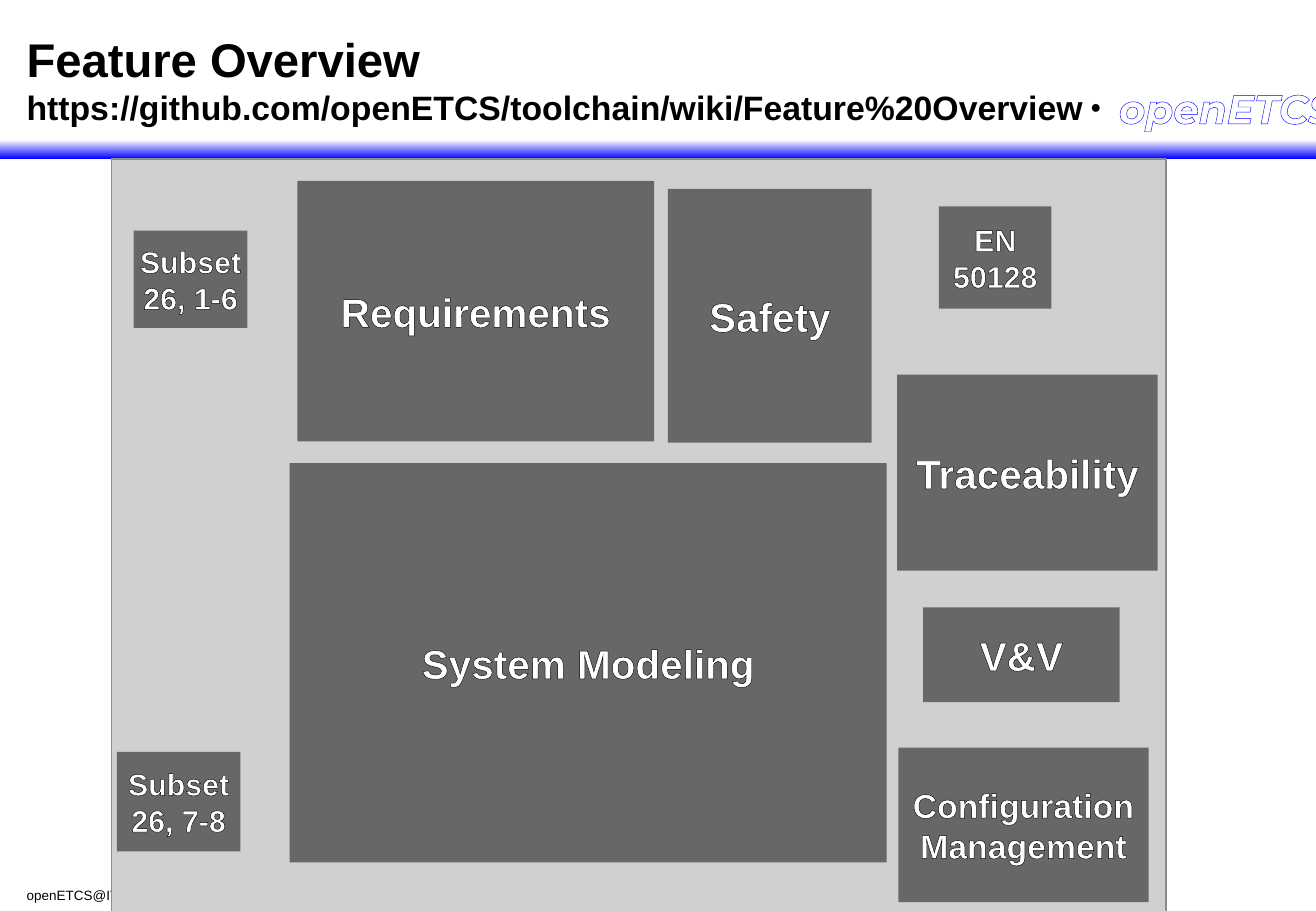
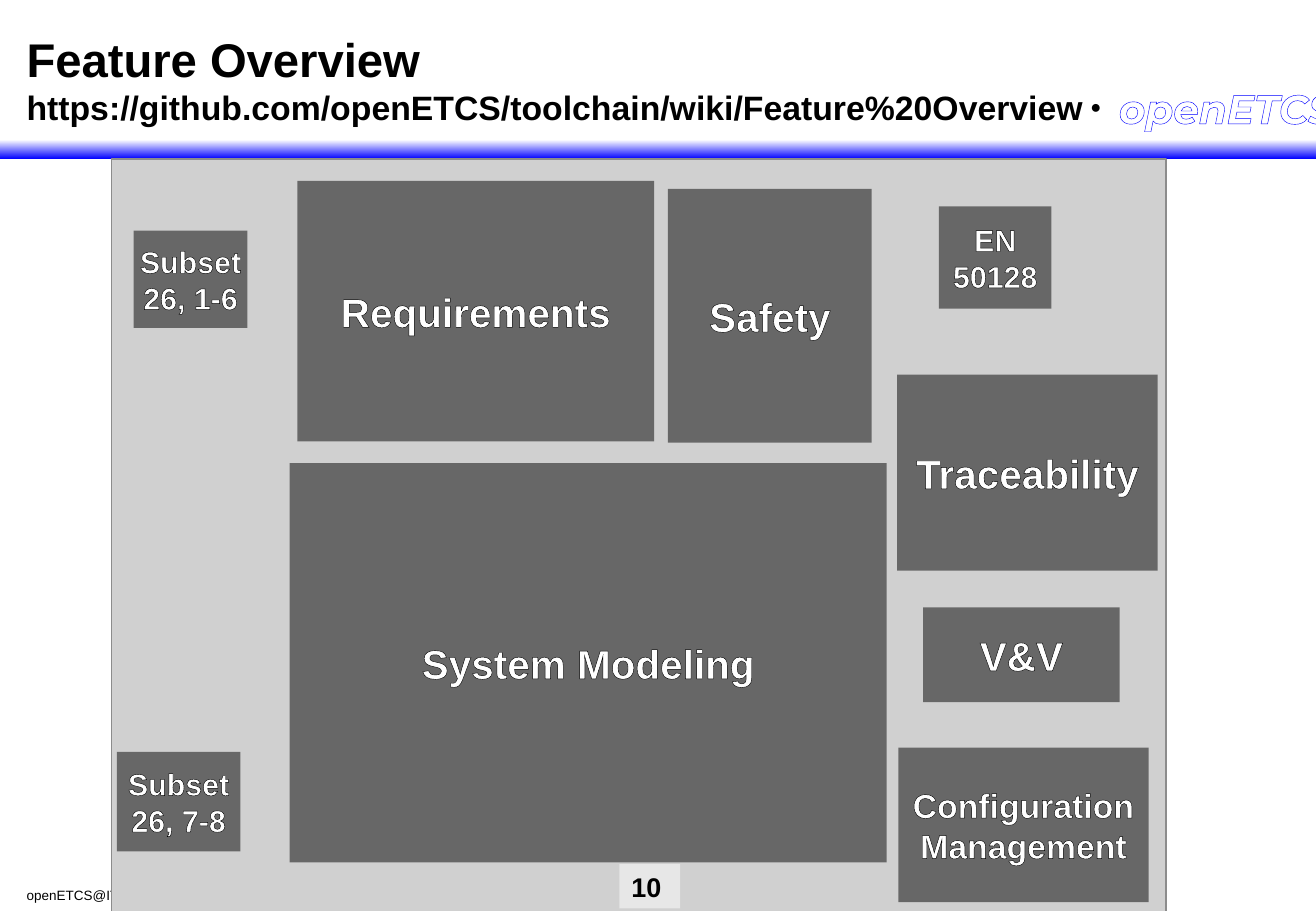
Before and after one commit to openETCS/toolchain, a slide deck: slide 10 of itea_Reviews/2014/2014_06_itea_Review.odp. Drawn at 1316x911 pixels with LibreOffice and Linux fonts; fonts in the diff are those of the drawing; grey boxes stand for pictures; background and template pictures are left out. Boxes give left, top, right and bottom in pixels: in the first picture for what was removed or moved away, otherwise in the second. Text is boxed around its words. In the diff, an @@ line names an element or a change of style, - is before the commit and + after.

```diff
--- a/itea_Reviews/2014/2014_06_itea_Review.odp
+++ b/itea_Reviews/2014/2014_06_itea_Review.odp
@@ page number added at [619, 863, 680, 908], fill #FFFFFF at 50% opacity, 16 pt, text #000000, bold @@
+10
```
Also in this commit, not shown: 18 other slides changed, 1 other file.
